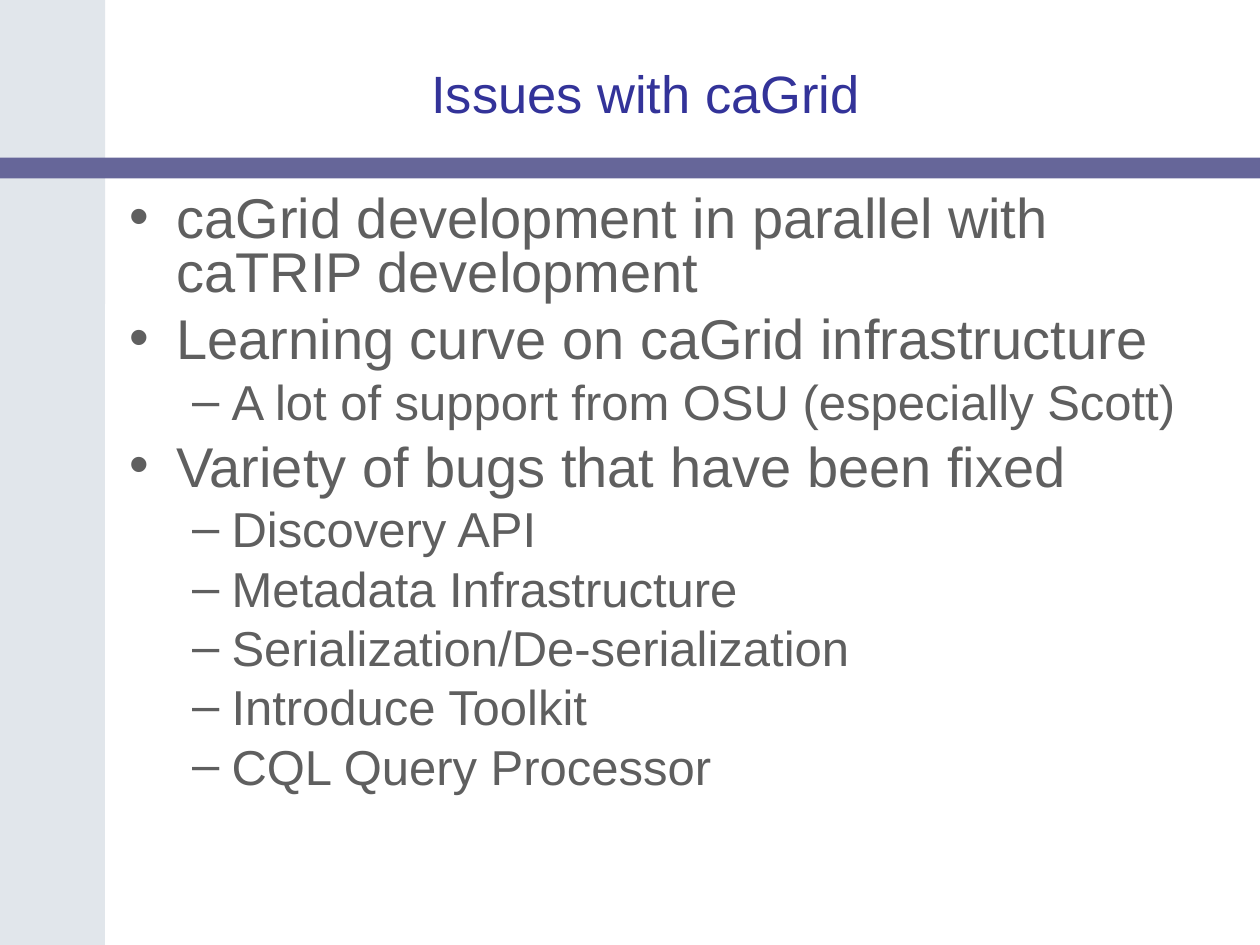
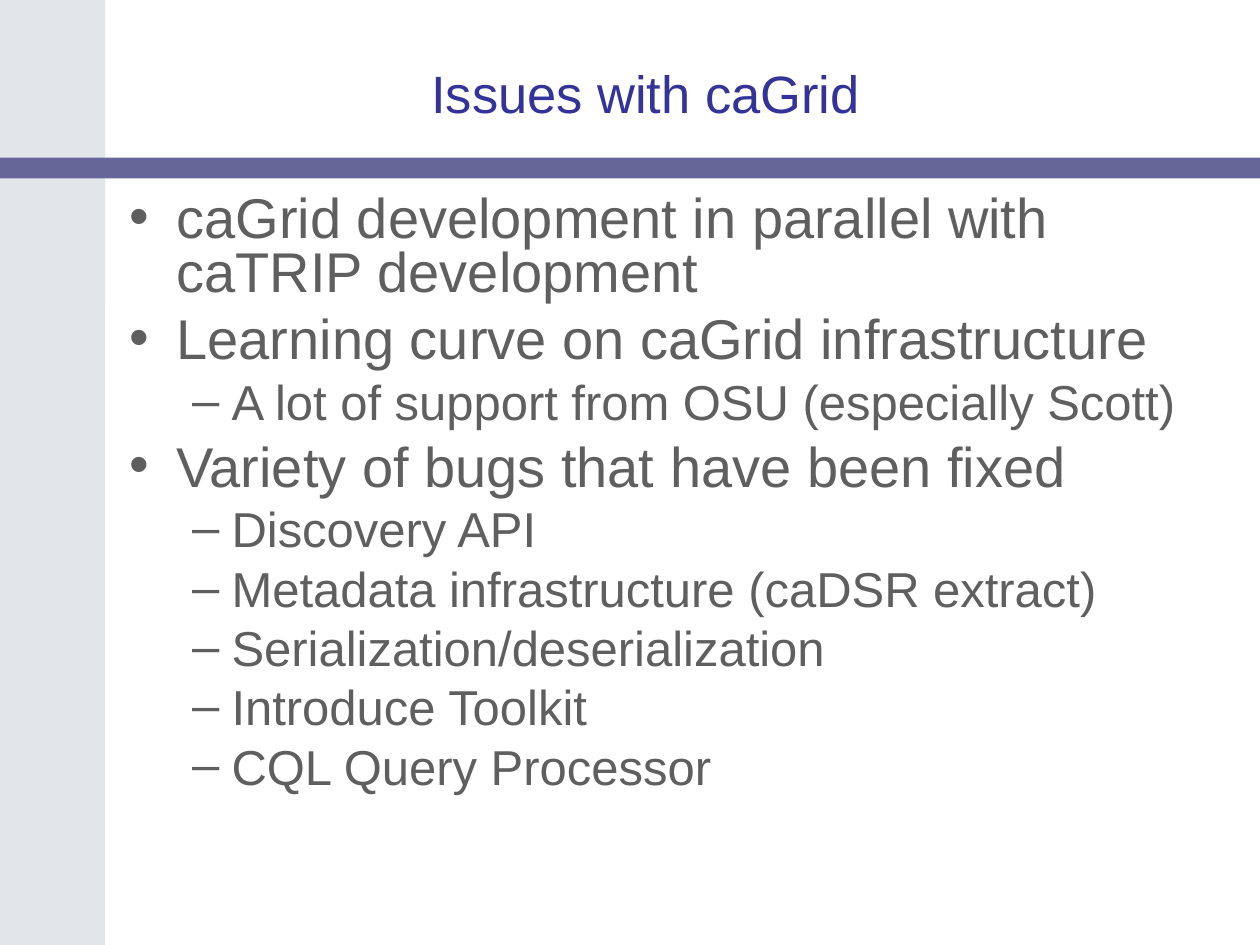
Before and after one commit to NCIP/catrip, a slide deck: slide 16 of catrip/documentation/presentations/catrip_alpha_demo_2006_08_11/catrip_alpha_demo_2006_08_11.ppt. Drawn at 1260x945 pixels with LibreOffice and Linux fonts; fonts in the diff are those of the drawing; background and template pictures are left out. Boxes give left, top, right and bottom in pixels: in the first picture for what was removed or moved away, otherwise in the second. Text is boxed around its words. In the diff, an @@ line names an element or a change of style, - is before the commit and + after.

```diff
--- a/catrip/documentation/presentations/catrip_alpha_demo_2006_08_11/catrip_alpha_demo_2006_08_11.ppt
+++ b/catrip/documentation/presentations/catrip_alpha_demo_2006_08_11/catrip_alpha_demo_2006_08_11.ppt
@@ text at [232,571,1096,667]: text changed @@
-  – Metadata Infrastructure
-  – Serialization/De-serialization
+  – Metadata infrastructure (caDSR extract)
+  – Serialization/deserialization
```
Also in this commit, not shown: 14 other slides changed.
